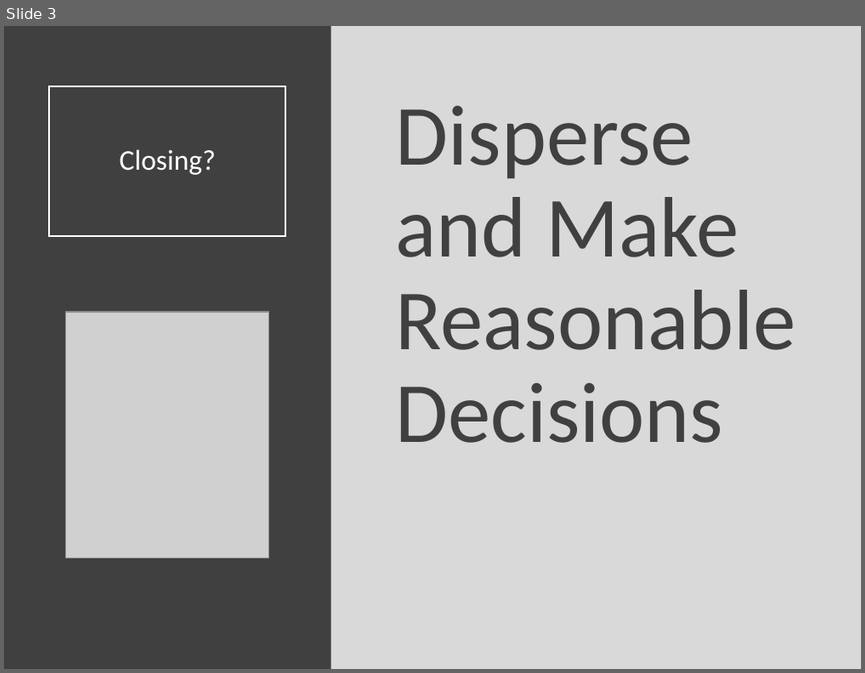
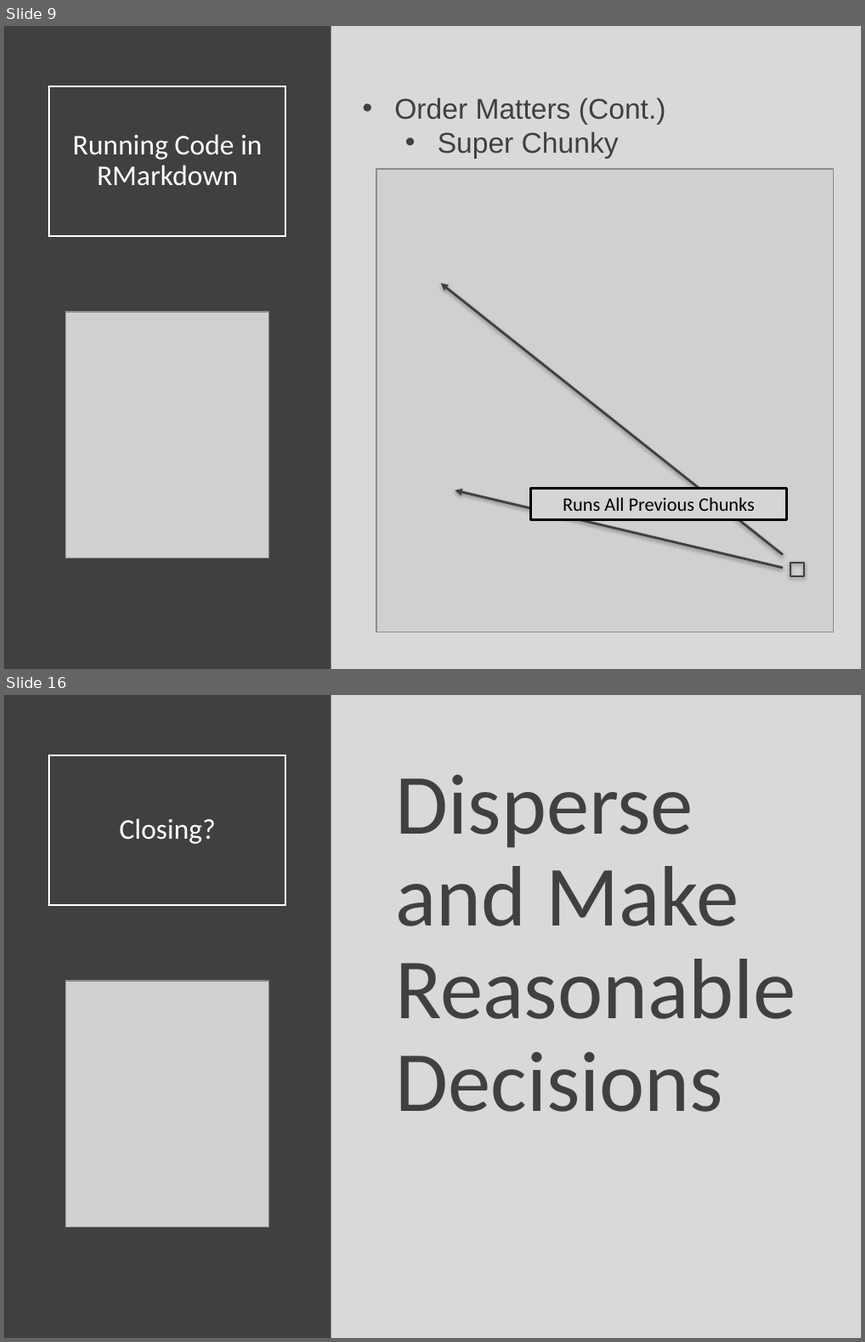
Before and after one commit to Yixf-Self/STOR320_WEBSITE, a slide deck: Lectures/Lecture 3/Lecture 3.pptx. Shown one above the other, each under a label of ours: slide 3 before the commit, slides 9 and 16 after it; the slides between them are not shown. The pictures are 865x673 and 865x1342 pixels, drawn with LibreOffice and Linux fonts; fonts in the diff are those of the drawing; grey boxes stand for pictures. Boxes give left, top, right and bottom in pixels: in the first picture for what was removed or moved away, otherwise in the second. Text is boxed around its words. In the diff, an @@ line names an element or a change of style, - is before the commit and + after.

```diff
--- a/Lectures/Lecture 3/Lecture 3.pptx
+++ b/Lectures/Lecture 3/Lecture 3.pptx
@@ slide 9 added at (x1=4, y1=26, x2=861, y2=669), background #D9D9D9 @@
@@ rectangle added at (x1=4, y1=26, x2=331, y2=669), fill #404040 @@
@@ title added at (x1=49, y1=86, x2=286, y2=236), outline #FFFFFF 1.5 pt, 24 pt, text #FFFFFF @@
+Running Code in RMarkdown
@@ text added at (x1=394, y1=97, x2=666, y2=159), 24 pt, text #404040 @@
+• Order Matters (Cont.)
+  • Super Chunky
@@ picture added at (x1=376, y1=169, x2=834, y2=632) @@
@@ arrow added from (783, 555) to (441, 283), #404040 2 pt @@
@@ picture added at (x1=66, y1=312, x2=268, y2=557) @@
@@ arrow added from (783, 567) to (454, 490), #404040 2 pt @@
@@ rectangle added at (x1=531, y1=488, x2=787, y2=520), fill #D5D5D5, outline #000000 2 pt, 16 pt, text #000000 @@
+Runs All Previous Chunks
@@ rectangle added at (x1=790, y1=562, x2=804, y2=576), outline #404040 1.5 pt @@
@@ what was slide 3 is now slide 16 @@
```
Also in this commit, not shown: 14 other slides added, 2 slides removed, 7 other files.
